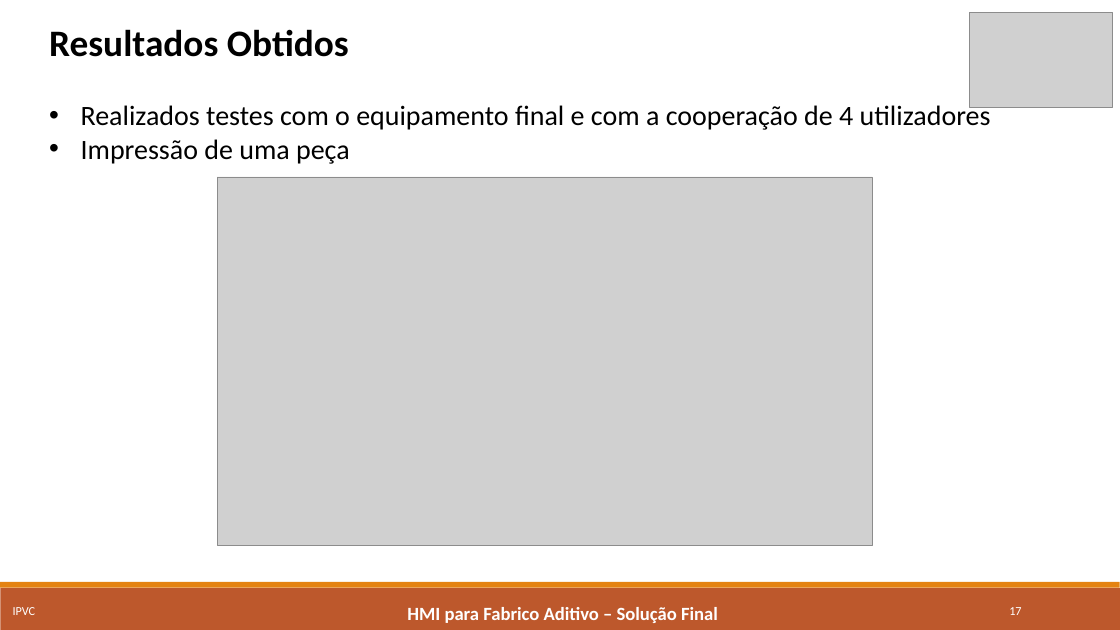
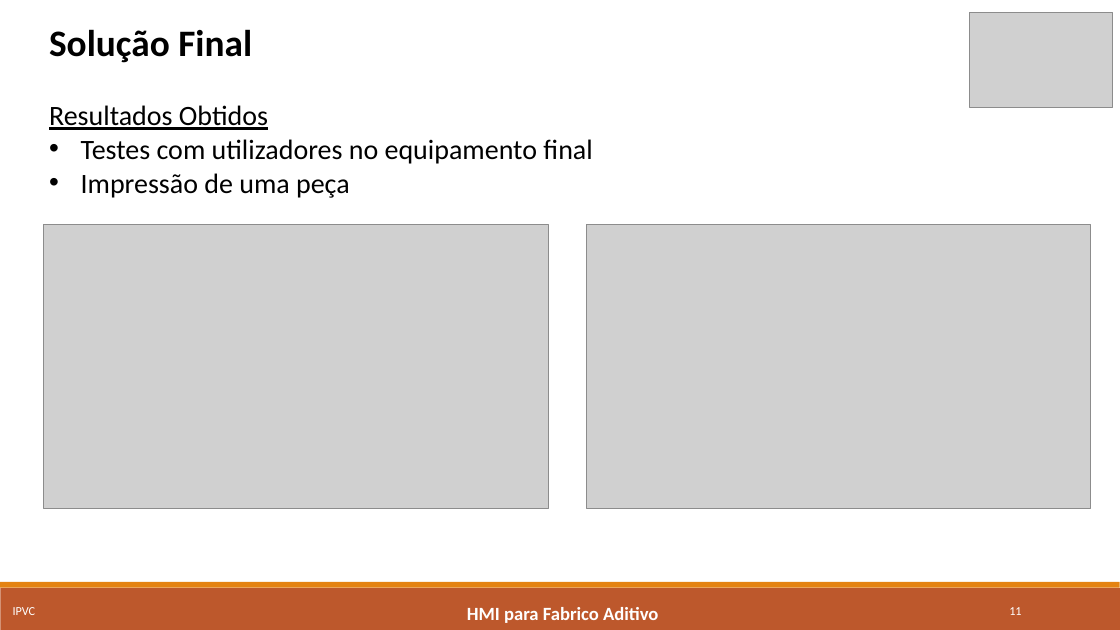
Before and after one commit to marcorlsrodrigues/projeto, a slide deck: slide 11 of Apresentacao_Final_MarcoRodrigues4652.pptx (slide 17 before the commit). Drawn at 1120x630 pixels with LibreOffice and Linux fonts; fonts in the diff are those of the drawing; grey boxes stand for pictures. Boxes give left, top, right and bottom in pixels: in the first picture for what was removed or moved away, otherwise in the second. Text is boxed around its words. In the diff, an @@ line names an element or a change of style, - is before the commit and + after.

```diff
--- a/Apresentacao_Final_MarcoRodrigues4652.pptx
+++ b/Apresentacao_Final_MarcoRodrigues4652.pptx
@@ text at (49,29,252,63): paragraph added @@
+Solução Final
@@ text at (49,105,268,130): size 32 to 24 pt, bold off, underline on in "Resultados Obtidos" @@
@@ text at (81,139,592,164): text changed @@
-• Realizados testes com o equipamento final e com a cooperação de 4 utilizadores
+• Testes com utilizadores no equipamento final
@@ picture removed at (217,177,872,546) @@
@@ picture added at (44,224,549,508) @@
@@ picture added at (586,224,1091,508) @@
@@ text at (467,607,658,623): text changed @@
-HMI para Fabrico Aditivo – Solução Final
+HMI para Fabrico Aditivo
@@ page number at (1009,607,1021,615): text changed @@
-17
+11
```
Also in this commit, not shown: 15 other slides changed, 8 slides removed, 2 other files.
